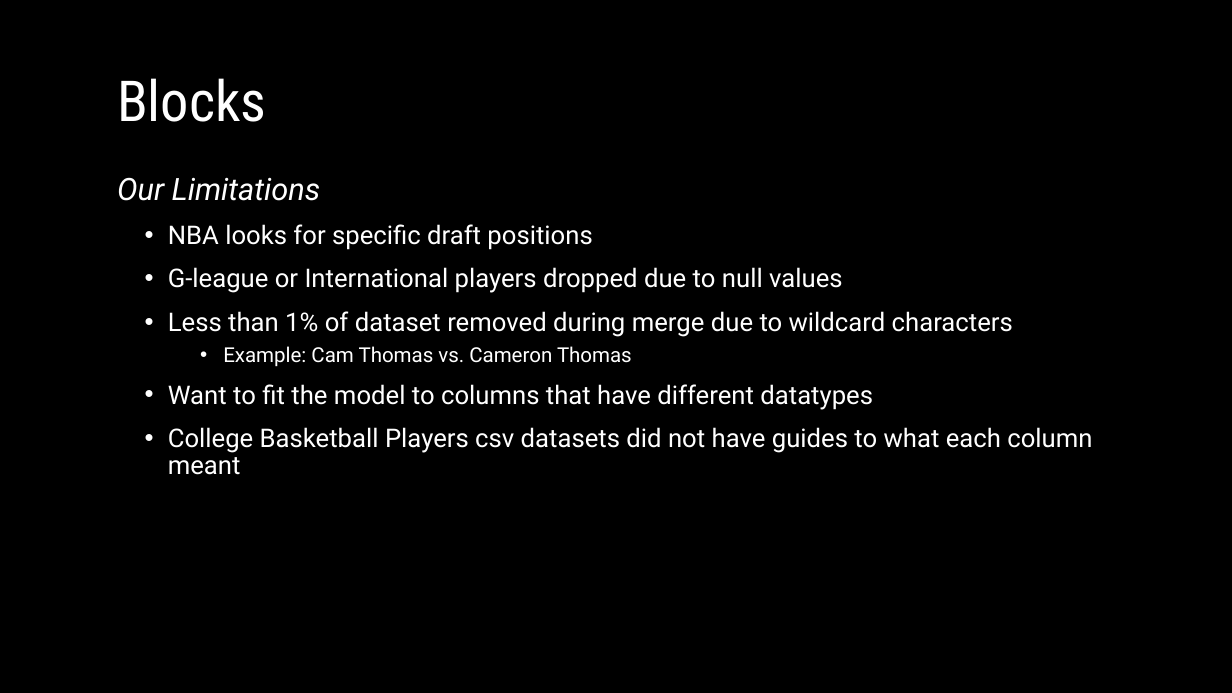
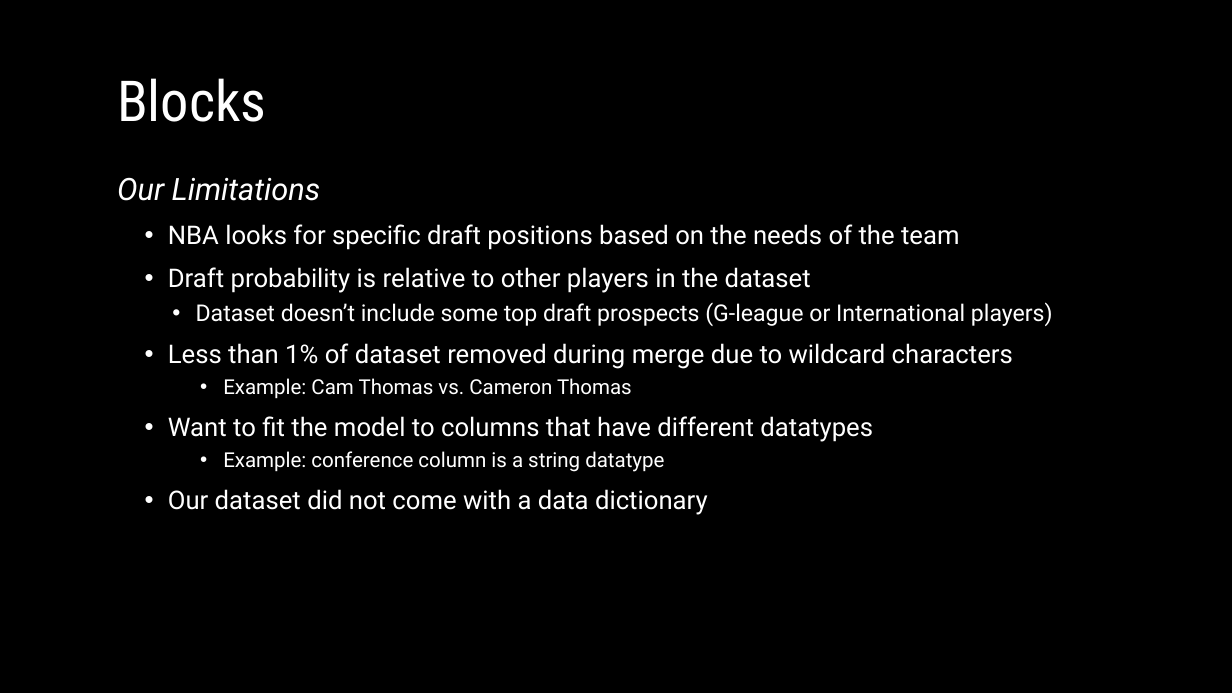
Before and after one commit to WWatkins142/project-4-team-pikachu, a slide deck: slide 7 of Project_4_Presentation.pptx. Drawn at 1232x693 pixels with LibreOffice and Linux fonts; fonts in the diff are those of the drawing; background and template pictures are left out. Boxes give left, top, right and bottom in pixels: in the first picture for what was removed or moved away, otherwise in the second. Text is boxed around its words. In the diff, an @@ line names an element or a change of style, - is before the commit and + after.

```diff
--- a/Project_4_Presentation.pptx
+++ b/Project_4_Presentation.pptx
@@ text at [168,224,1053,326]: text changed @@
-  • NBA looks for specific draft positions
-  • G-league or International players dropped due to null values
+  • NBA looks for specific draft positions based on the needs of the team
+  • Draft probability is relative to other players in the dataset
+    • Dataset doesn’t include some top draft prospects (G-league or International players)
@@ text at [168,451,708,515]: text changed; size 20 to 16 pt @@
-  • College Basketball Players csv datasets did not have guides to what each column meant
+      • Example: conference column is a string datatype
+  • Our dataset did not come with a data dictionary
```
Also in this commit, not shown: 3 other slides changed.
